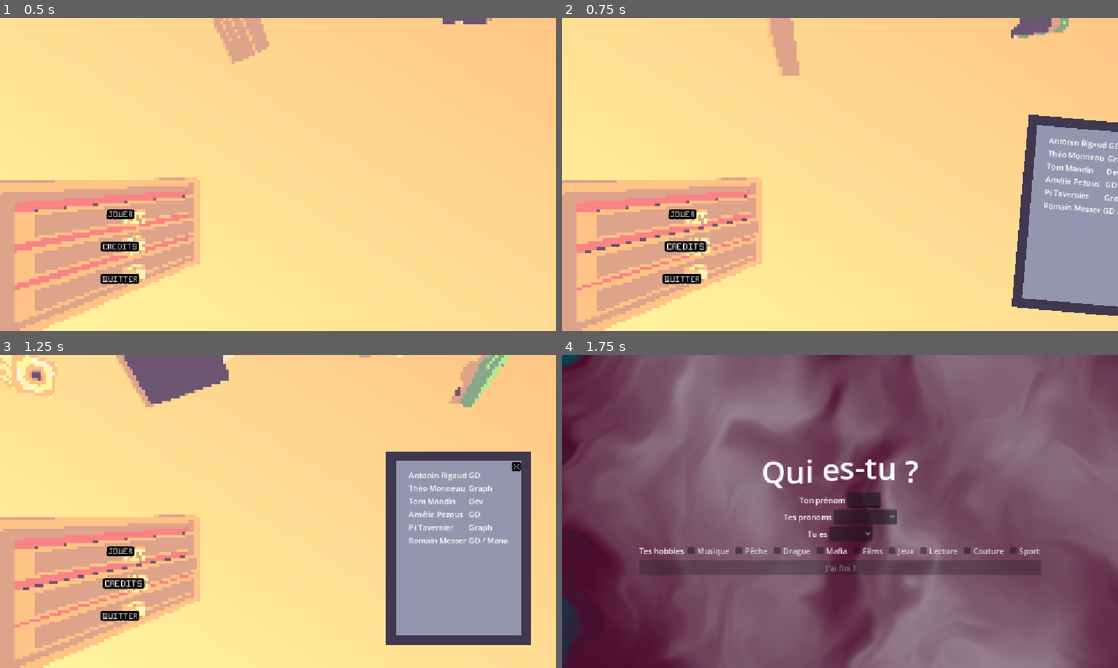
Above: before the commit, frames 1-4 (two rows, left to right).
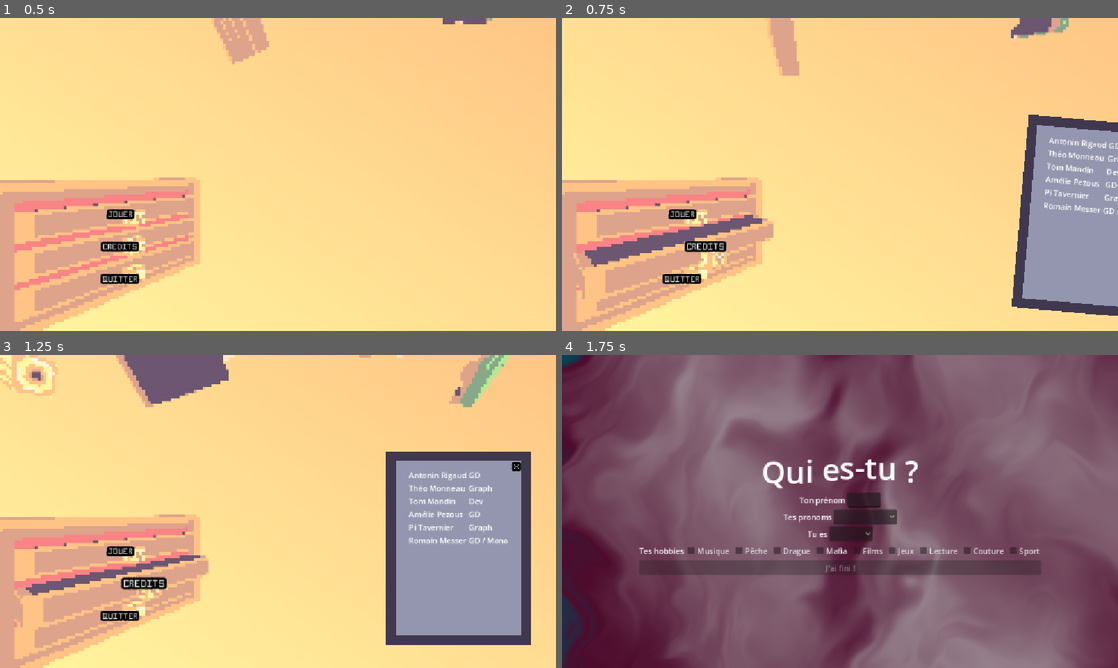
Above: after the commit, the same moments.

Repository: TotoEnF5/enjam-2026
Game: Godot game, scene res://scenes/Main_menu.tscn
Two runs of this game, one before a commit and one after it. Both use one fixed random seed, a clock stepped at 60 frames per second and the inputs below.
Inputs:
- Up to frame 1 (0.5 s): no input
- Up to frame 2 (0.75 s): click "CREDITS" at 0.5 s
- Up to frame 3 (1.25 s): no input
- Up to frame 4 (1.75 s): click "JOUER" at 1.25 s

Frame 1 is identical in both runs. In frame 2, 3.5% of the frame differs, in the area x 2-38%, y 62-91%; in frame 3, 2.7%; in frame 4, nothing differs.

Commit message:
main menu animation updated

Diff:
--- a/scenes/Main_menu.tscn
+++ b/scenes/Main_menu.tscn
@@ -400,7 +400,7 @@
 
 [sub_resource type="StyleBoxEmpty" id="StyleBoxEmpty_tpbep"]
 
-[node name="MainMenu" type="Control" unique_id=1801828032 node_paths=PackedStringArray("anim")]
+[node name="MainMenu" type="Control" unique_id=1801828032 node_paths=PackedStringArray("anim", "anim2")]
 layout_mode = 3
 anchors_preset = 15
 anchor_right = 1.0
@@ -410,6 +410,7 @@
 mouse_filter = 2
 script = ExtResource("1_d1rr7")
 anim = NodePath("AnimationPlayer")
+anim2 = NodePath("AnimationPlayer2")
 
 [node name="SubViewportContainer" type="SubViewportContainer" parent="." unique_id=1461804788]
 layout_mode = 0
@@ -506,6 +507,9 @@
 script = ExtResource("2_d1rr7")
 
 [node name="AnimationPlayer" type="AnimationPlayer" parent="." unique_id=1001990930]
+libraries/ = SubResource("AnimationLibrary_qtdab")
+
+[node name="AnimationPlayer2" type="AnimationPlayer" parent="." unique_id=1663210394]
 libraries/ = SubResource("AnimationLibrary_qtdab")
 
 [node name="Credits" type="Panel" parent="." unique_id=1132605474]
--- a/scripts/main_menu.gd
+++ b/scripts/main_menu.gd
@@ -1,5 +1,6 @@
 extends Control
 @export var anim : AnimationPlayer
+@export var anim2 : AnimationPlayer
 
 var cred : bool = false
 var t_haut : bool = false
@@ -17,10 +18,10 @@
 
 func _on_button_credits_pressed() -> void:
 	if cred == false :
-		anim.play("Spawn_credits")
+		anim2.play("Spawn_credits")
 		cred = true
 	elif cred == true :
-		anim.play_backwards("Spawn_credits")
+		anim2.play_backwards("Spawn_credits")
 		cred = false
 	pass # Replace with function body.
 
@@ -51,20 +52,28 @@
 
 
 func _on_button_credits_mouse_entered() -> void:
-	anim.play("tiroir_mid")
+	if t_mid == false :
+		anim.play("tiroir_mid")
+		t_mid = true
 	pass # Replace with function body.
 
 
 func _on_button_credits_mouse_exited() -> void:
-	anim.play_backwards("tiroir_mid")
+	if t_mid == true :
+		anim.play_backwards("tiroir_mid")
+		t_mid = false
 	pass # Replace with function body.
 
 
 func _on_button_quit_mouse_entered() -> void:
-	anim.play("tiroir_bas")
+	if t_bas == false :
+		anim.play("tiroir_bas")
+		t_bas = true
 	pass # Replace with function body.
 
 
 func _on_button_quit_mouse_exited() -> void:
-	anim.play_backwards("tiroir_bas")
+	if t_bas == true :
+		anim.play_backwards("tiroir_bas")
+		t_bas = false
 	pass # Replace with function body.
